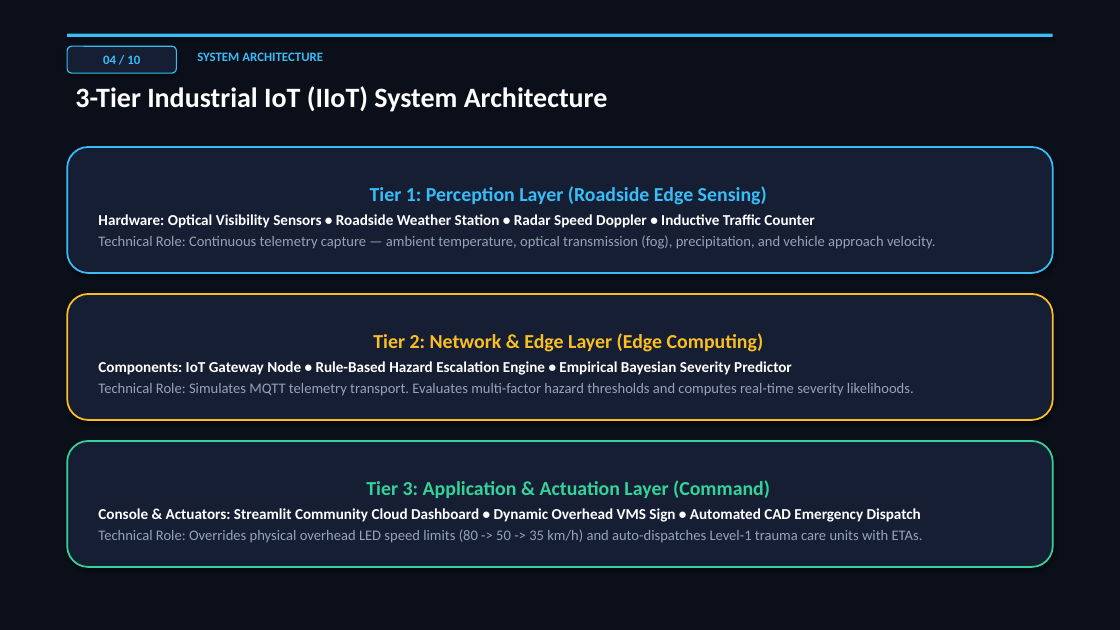
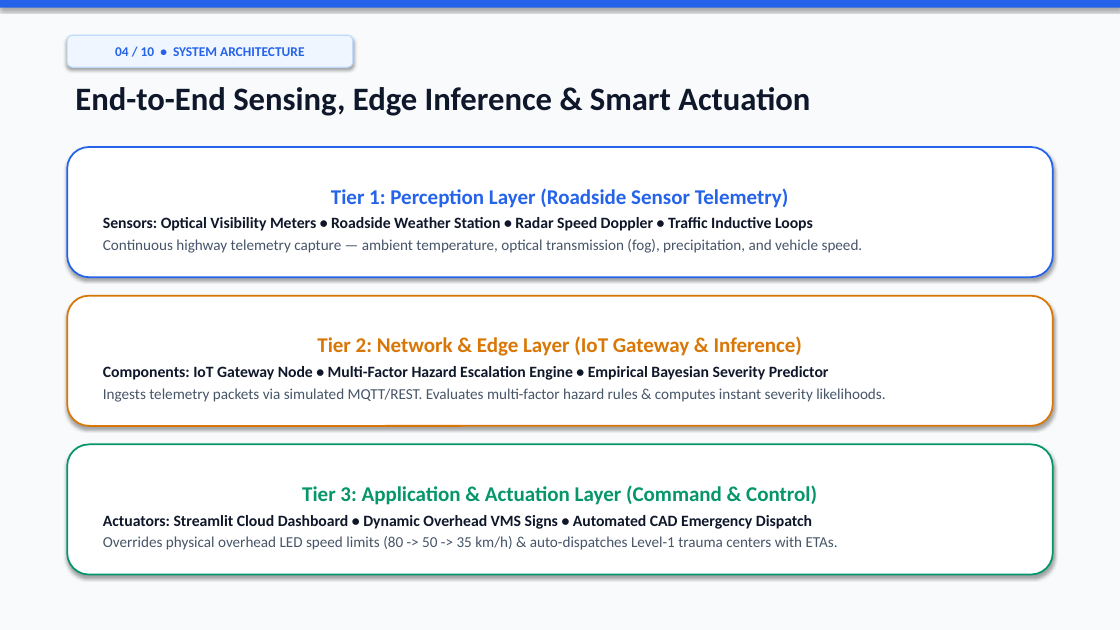
Before and after one commit to igris-bit/Road-Accident-Pattern-Analysis, a slide deck: slide 4 of docs/presentation/Road_Accident_Pattern_Analysis_Presentation.pptx. Drawn at 1120x630 pixels with LibreOffice and Linux fonts; fonts in the diff are those of the drawing. Boxes give left, top, right and bottom in pixels: in the first picture for what was removed or moved away, otherwise in the second. Text is boxed around its words. In the diff, an @@ line names an element or a change of style, - is before the commit and + after.

Commit message:
Update presentation to fresh clean tech theme, large readable typography, and dedicated member contribution slides

```diff
--- a/docs/presentation/Road_Accident_Pattern_Analysis_Presentation.pptx
+++ b/docs/presentation/Road_Accident_Pattern_Analysis_Presentation.pptx
@@ rectangle at (x1=0, y1=0, x2=1120, y2=630): fill #0B0F19 to #F8FAFC @@
@@ rectangle resized from (x1=67, y1=34, x2=1053, y2=37) to (x1=0, y1=0, x2=1120, y2=8) @@
@@ rectangle at (x1=0, y1=0, x2=1120, y2=8): fill #38BDF8 to #2563EB @@
@@ rounded rectangle "04 / 10 • SYSTEM ..." resized from (x1=67, y1=46, x2=176, y2=73) to (x1=67, y1=35, x2=353, y2=67) @@
@@ rounded rectangle "04 / 10 • SYSTEM ..." at (x1=67, y1=35, x2=353, y2=67): fill #151E32 to #EFF6FF; outline #38BDF8 1 pt to #BFDBFE 1 pt @@
@@ text in rounded rectangle at (x1=115, y1=47, x2=304, y2=56): text changed; size 11 to 11.5 pt; text colour #38BDF8 to #2563EB @@
-04 / 10
+04 / 10 • SYSTEM ARCHITECTURE
@@ text at (x1=75, y1=87, x2=810, y2=116): text changed; size 11 to 28 pt; text colour #38BDF8 to #0F172A @@
-SYSTEM ARCHITECTURE
+End-to-End Sensing, Edge Inference & Smart Actuation
@@ text removed at (x1=75, y1=86, x2=608, y2=112) @@
-3-Tier Industrial IoT (IIoT) System Architecture
@@ rounded rectangle "Tier 1: Perception Layer (Roadside ..." resized from (x1=67, y1=147, x2=1053, y2=273) to (x1=67, y1=147, x2=1053, y2=277) @@
@@ rounded rectangle "Tier 1: Perception Layer (Roadside ..." at (x1=67, y1=147, x2=1053, y2=277): fill #151E32 to #FFFFFF; outline #38BDF8 1.5 pt to #2563EB 1.5 pt @@
@@ text in rounded rectangle at (x1=103, y1=188, x2=863, y2=253): text changed; size 12.5 to 13 pt; text colour #94A3B8 to #475569 @@
-Tier 1: Perception Layer (Roadside Edge Sensing)
-Hardware: Optical Visibility Sensors • Roadside Weather Station • Radar Speed Doppler • Inductive Traffic Counter
-Technical Role: Continuous telemetry capture — ambient temperature, optical transmission (fog), precipitation, and vehicle approach velocity.
+Tier 1: Perception Layer (Roadside Sensor Telemetry)
+Sensors: Optical Visibility Meters • Roadside Weather Station • Radar Speed Doppler • Traffic Inductive Loops
+Continuous highway telemetry capture — ambient temperature, optical transmission (fog), precipitation, and vehicle speed.
@@ rounded rectangle "Tier 2: Network & Edge ..." resized from (x1=67, y1=294, x2=1053, y2=420) to (x1=67, y1=296, x2=1053, y2=426) @@
@@ rounded rectangle "Tier 2: Network & Edge ..." at (x1=67, y1=296, x2=1053, y2=426): fill #151E32 to #FFFFFF; outline #FBBF24 1.5 pt to #D97706 1.5 pt @@
@@ text in rounded rectangle at (x1=103, y1=336, x2=885, y2=402): text changed; size 12.5 to 13 pt; text colour #94A3B8 to #475569 @@
-Tier 2: Network & Edge Layer (Edge Computing)
-Components: IoT Gateway Node • Rule-Based Hazard Escalation Engine • Empirical Bayesian Severity Predictor
-Technical Role: Simulates MQTT telemetry transport. Evaluates multi-factor hazard thresholds and computes real-time severity likelihoods.
+Tier 2: Network & Edge Layer (IoT Gateway & Inference)
+Components: IoT Gateway Node • Multi-Factor Hazard Escalation Engine • Empirical Bayesian Severity Predictor
+Ingests telemetry packets via simulated MQTT/REST. Evaluates multi-factor hazard rules & computes instant severity likelihoods.
@@ rounded rectangle "Tier 3: Application & Actuation ..." resized from (x1=67, y1=441, x2=1053, y2=567) to (x1=67, y1=444, x2=1053, y2=575) @@
@@ rounded rectangle "Tier 3: Application & Actuation ..." at (x1=67, y1=444, x2=1053, y2=575): fill #151E32 to #FFFFFF; outline #34D399 1.5 pt to #059669 1.5 pt @@
@@ text in rounded rectangle at (x1=103, y1=485, x2=838, y2=550): text changed; size 12.5 to 13 pt; text colour #94A3B8 to #475569 @@
-Tier 3: Application & Actuation Layer (Command)
-Console & Actuators: Streamlit Community Cloud Dashboard • Dynamic Overhead VMS Sign • Automated CAD Emergency Dispatch
-Technical Role: Overrides physical overhead LED speed limits (80 -> 50 -> 35 km/h) and auto-dispatches Level-1 trauma care units with ETAs.
+Tier 3: Application & Actuation Layer (Command & Control)
+Actuators: Streamlit Cloud Dashboard • Dynamic Overhead VMS Signs • Automated CAD Emergency Dispatch
+Overrides physical overhead LED speed limits (80 -> 50 -> 35 km/h) & auto-dispatches Level-1 trauma centers with ETAs.
```
Also in this commit, not shown: 8 other slides changed, 1 slide added, 1 slide removed, 1 other file.
